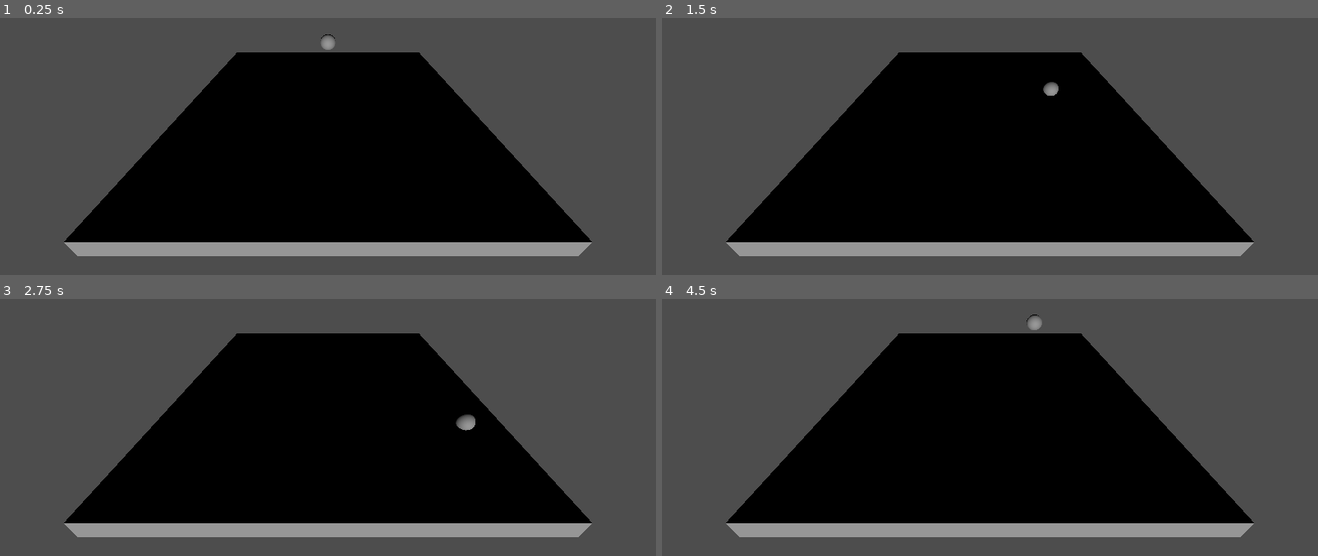
Above: before the commit, frames 1-4 (two rows, left to right).
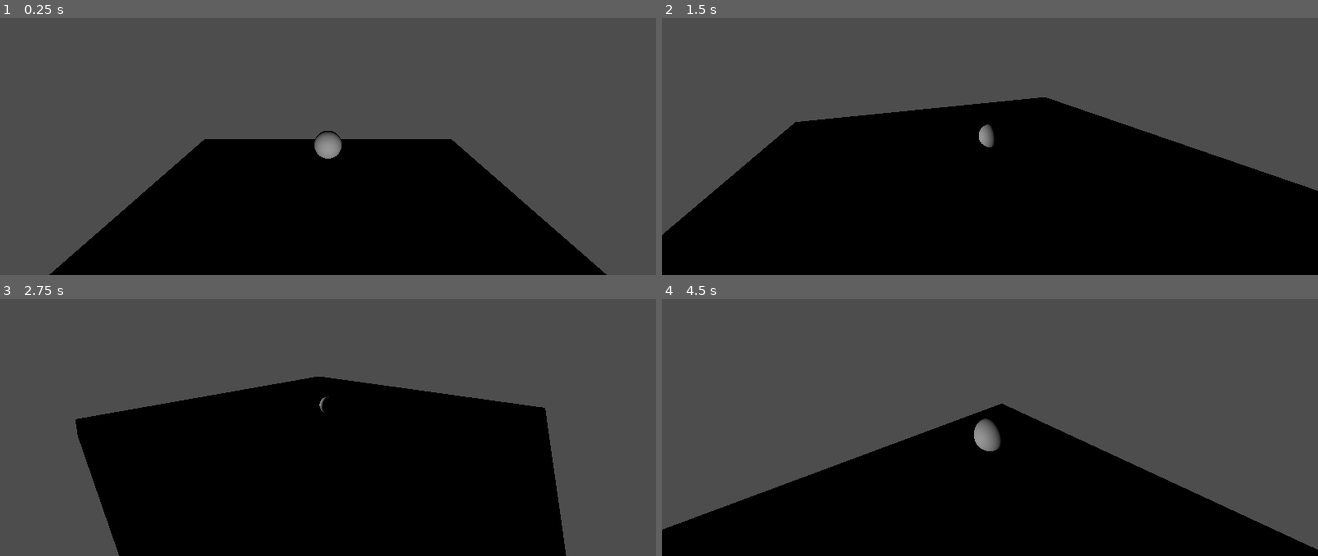
Above: after the commit, the same moments.

Repository: NR5P/bio-mission
Game: Godot game, scene res://main.tscn
Two runs of this game, one before a commit and one after it. Both use one fixed random seed, a clock stepped at 60 frames per second and the inputs below.
Inputs:
- Up to frame 1 (0.25 s): no input
- Up to frame 2 (1.5 s): tap Enter at 0.5 s; hold Right (ui_right) 0.53-1.28 s; hold Shift 0.53-1.28 s; tap Space at 0.77, 0.8, 1.07, 1.35 s; hold Down (ui_down) from 1.28 s (still down)
- Up to frame 3 (2.75 s): tap Space at 1.52, 1.82, 2.3 s; tap Shift at 1.55 s; release Down (ui_down) at 2.03 s; hold Right (ui_right) from 2.03 s (still down); hold Shift from 2.03 s (still down)
- Up to frame 4 (4.5 s): release Right (ui_right) at 2.78 s; release Shift at 2.78 s; hold Up (ui_up) 2.78-3.53 s; tap Shift at 2.85, 4.35 s; tap Space at 3.02, 3.32 s; hold Space 3.53-4.28 s; hold Left (ui_left) from 3.53 s (still down)

The runs differ from the first frame. In frame 1, 28% of the frame differs, in the area x 7-93%, y 6-100%; in frame 2, 29%; in frame 3, 21%; in frame 4, 33%, in the area x 0-100%, y 6-100%.

Commit message:
bacteria and following

Diff:
--- a/bacteria.gd
+++ b/bacteria.gd
@@ -1,23 +1,22 @@
 extends CharacterBody3D
 
 @export var speed := 7.0
-@export var vertical_speed := 5.0
+@export var vertical_speed := 6.0
 
 func _physics_process(delta: float) -> void:
-	# Horizontal movement (XZ)
-	var ix := Input.get_action_strength("ui_right") - Input.get_action_strength("ui_left")
-	var iz := Input.get_action_strength("ui_down") - Input.get_action_strength("ui_up")
+	# WASD movement on X/Z
+	var ix := float(Input.is_key_pressed(KEY_D)) - float(Input.is_key_pressed(KEY_A))
+	var iz := float(Input.is_key_pressed(KEY_S)) - float(Input.is_key_pressed(KEY_W))
 
-	# Vertical movement (Y)
-	var iy := 0.0
-	if Input.is_key_pressed(KEY_SPACE):
-		iy += 1.0
-	if Input.is_key_pressed(KEY_SHIFT):
-		iy -= 1.0
+	# Vertical movement on Y
+	var iy := float(Input.is_key_pressed(KEY_SPACE)) - float(Input.is_key_pressed(KEY_SHIFT))
 
-	var direction := Vector3(ix, iy, iz)
-	if direction.length() > 0:
-		direction = direction.normalized()
+	var dir := Vector3(ix, iy, iz)
+	if dir.length() > 0:
+		dir = dir.normalized()
 
-	velocity = direction * speed
+	velocity.x = dir.x * speed
+	velocity.z = dir.z * speed
+	velocity.y = dir.y * vertical_speed
+
 	move_and_slide()
--- a/bacteria.tscn
+++ b/bacteria.tscn
@@ -1,6 +1,8 @@
-[gd_scene load_steps=4 format=3 uid="uid://b3n1bfomtljtn"]
+[gd_scene load_steps=6 format=3 uid="uid://b3n1bfomtljtn"]
 
 [ext_resource type="Script" uid="uid://dmmttpn5goin0" path="res://bacteria.gd" id="1_jncix"]
+[ext_resource type="Script" uid="uid://ba76yysqq87bs" path="res://camera_rig.gd" id="2_teomh"]
+[ext_resource type="Script" uid="uid://npclctpxuur6" path="res://camera_3d.gd" id="3_6bfin"]
 
 [sub_resource type="SphereShape3D" id="SphereShape3D_jncix"]
 
@@ -14,3 +16,10 @@
 
 [node name="MeshInstance3D" type="MeshInstance3D" parent="."]
 mesh = SubResource("SphereMesh_teomh")
+
+[node name="CameraRig" type="Node3D" parent="."]
+script = ExtResource("2_teomh")
+
+[node name="Camera3D" type="Camera3D" parent="CameraRig"]
+transform = Transform3D(1, 0, 0, 0, 1, 0, 0, 0, 1, 0, 8, 14)
+script = ExtResource("3_6bfin")
--- /dev/null
+++ b/camera_3d.gd
@@ -0,0 +1,10 @@
+extends Camera3D
+
+
+func _ready() -> void:
+	pass
+
+
+# Called every frame. 'delta' is the elapsed time since the previous frame.
+func _process(delta: float) -> void:
+	pass
--- /dev/null
+++ b/camera_rig.gd
@@ -0,0 +1,51 @@
+extends Node3D
+
+@export var distance := 8.0
+@export var min_distance := 4.0
+@export var max_distance := 14.0
+@export var height := 4.0
+
+@export var yaw_speed := 90.0
+@export var zoom_speed := 10.0
+
+@onready var cam: Camera3D = $Camera3D
+
+var yaw_deg := 0.0
+
+func _ready() -> void:
+	cam.make_current()
+
+func _process(delta: float) -> void:
+	# Arrow keys: orbit + zoom
+	if Input.is_key_pressed(KEY_LEFT):
+		yaw_deg -= yaw_speed * delta
+	if Input.is_key_pressed(KEY_RIGHT):
+		yaw_deg += yaw_speed * delta
+
+	if Input.is_key_pressed(KEY_UP):
+		distance -= zoom_speed * delta
+	if Input.is_key_pressed(KEY_DOWN):
+		distance += zoom_speed * delta
+
+	distance = clamp(distance, min_distance, max_distance)
+
+	_update_camera_world()
+
+func _update_camera_world() -> void:
+	var target := get_parent() as Node3D
+	if target == null:
+		return
+
+	var target_pos := target.global_position
+	var focus_pos := target_pos + Vector3(0, height * 0.5, 0)
+
+	# Orbit offset in world space (yaw around Y axis)
+	var yaw_rad := deg_to_rad(yaw_deg)
+	var offset := Vector3(sin(yaw_rad), 0, cos(yaw_rad)) * distance
+	offset.y = height
+
+	# Place camera in world space
+	cam.global_position = target_pos + offset
+
+	# Aim at bacteria in world space
+	cam.look_at(focus_pos, Vector3.UP)
Not shown, added: camera_3d.gd.uid
Not shown, added: camera_rig.gd.uid
